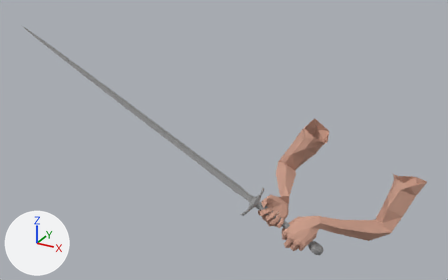
Before and after pictures for a commit that changed the Blender file ScoopsField/res/items/longsword/longsword_moveset.blend.
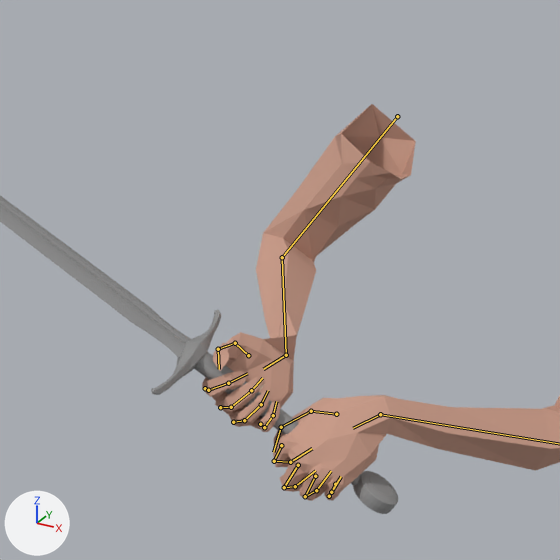
There are two pictures of each version: one whole from a 50 mm lens placed at (0.521, -2.045, 0.81), pointed at (-0.478, -0.229, -0.098), one close up on the part from 42% to 84% of the width and 30% to 97% of the height. Lighting does not change. The marker at lower left points along +X, +Y and +Z. The first two pictures are the older version. Both versions are drawn at frame 0 of the action 'attack1'; the numbers are the values there. The bones that change, and the others that lie on the model, are drawn over the model as lines in the close-ups.

The first close-up shows 'Cube.002', 'Viewmodel'.
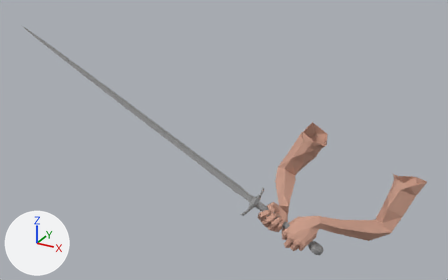
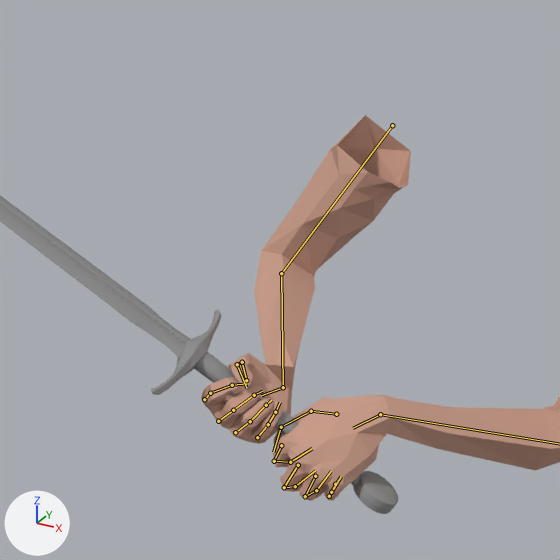
Changed parts and their boxes [x1, y1, x2, y2] in the close-ups (560 x 560 px):
'Viewmodel', posed
    before: [202, 104, 560, 501]
    after: [201, 115, 560, 501]
bone 'index_01_r', root to tip
    before: (205, 388) to (208, 390)
    after: (204, 399) to (210, 393)
bone 'middle_01_r', root to tip
    before: (220, 407) to (231, 407)
    after: (218, 421) to (233, 410)
bone 'middle_02_r', root to tip
    before: (231, 407) to (251, 390)
    after: (233, 410) to (254, 395)
bone 'middle_03_r', root to tip
    before: (251, 390) to (262, 378)
    after: (254, 395) to (262, 391)
bone 'pinky_01_r', root to tip
    before: (260, 424) to (264, 427)
    after: (257, 437) to (268, 424)
bone 'pinky_02_r', root to tip
    before: (264, 427) to (273, 415)
    after: (268, 424) to (275, 412)
bone 'pinky_03_r', root to tip
    before: (273, 415) to (276, 401)
    after: (275, 412) to (280, 402)
bone 'ring_01_r', root to tip
    before: (233, 422) to (244, 420)
    after: (235, 432) to (250, 421)
bone 'ring_02_r', root to tip
    before: (244, 420) to (261, 404)
    after: (250, 421) to (266, 405)
bone 'ring_03_r', root to tip
    before: (261, 404) to (268, 390)
    after: (266, 405) to (271, 400)
bone 'thumb_01_r', root to tip
    before: (248, 355) to (235, 343)
    after: (246, 380) to (242, 362)
bone 'thumb_02_r', root to tip
    before: (235, 343) to (218, 349)
    after: (242, 362) to (237, 364)
bone 'thumb_03_r', root to tip
    before: (218, 349) to (219, 369)
    after: (237, 364) to (246, 387)

What the commit changed:
Bone 'index_01_r' (bone_index_01_r) moves from (0.0, 0.0, 0.0) to (0.001, 0.0, 0.002).
Bone 'index_01_r' (bone_index_01_r) turns from (51, 0, 0) to (54, 0, 0) degrees about its own x, y and z.
Bone 'middle_01_r' (bone_middle_01_r) moves from (0.0, -0.003, 0.0) to (0.001, -0.002, 0.002).
Bone 'middle_01_r' (bone_middle_01_r) turns from (56, 0, 0) to (62, 0, 0) degrees about its own x, y and z.
Bone 'middle_02_r' (bone_middle_02_r) turns from (0, 0, 0) to (9, 0, 0) degrees about its own x, y and z.
Bone 'middle_03_r' (bone_middle_03_r) turns from (0, 0, 0) to (-30, 0, 0) degrees about its own x, y and z.
Bone 'pinky_01_r' (bone_pinky_01_r) moves from (0.0, 0.005, 0.014) to (-0.001, -0.002, 0.01).
Bone 'pinky_01_r' (bone_pinky_01_r) turns from (41, 0, 0) to (80, 0, 0) degrees about its own x, y and z.
Bone 'pinky_02_r' (bone_pinky_02_r) turns from (22, 0, 0) to (-31, 0, 0) degrees about its own x, y and z.
Bone 'pinky_03_r' (bone_pinky_03_r) turns from (0, 0, 0) to (-14, 0, 0) degrees about its own x, y and z.
Bone 'ring_01_r' (bone_ring_01_r) moves from (0.002, 0.005, 0.001) to (0.001, -0.002, 0.005).
Bone 'ring_01_r' (bone_ring_01_r) turns from (60, 0, 0) to (66, 0, 0) degrees about its own x, y and z.
Bone 'ring_02_r' (bone_ring_02_r) turns from (-12, 0, 0) to (0, 0, 0) degrees about its own x, y and z.
Bone 'ring_03_r' (bone_ring_03_r) turns from (18, 0, 0) to (-20, 0, 0) degrees about its own x, y and z.
Bone 'thumb_01_r' (bone_thumb_01_r) turns from (1, -11, 7) to (15, -10, -5) degrees about its own x, y and z.
Bone 'thumb_02_r' (bone_thumb_02_r) turns from (26, 0, 0) to (34, 0, 0) degrees about its own x, y and z.
Bone 'thumb_03_r' (bone_thumb_03_r) turns from (0, 0, 0) to (12, 0, 0) degrees about its own x, y and z.
Bone 'hand_ik_r' (bone_hand_ik_r) moves from (0.167, -0.139, 0.309) to (0.151, -0.104, 0.304).
Bone 'hand_ik_r' (bone_hand_ik_r) turns from (-11, 50, -41) to (3, 60, -42) degrees about its own x, y and z.
